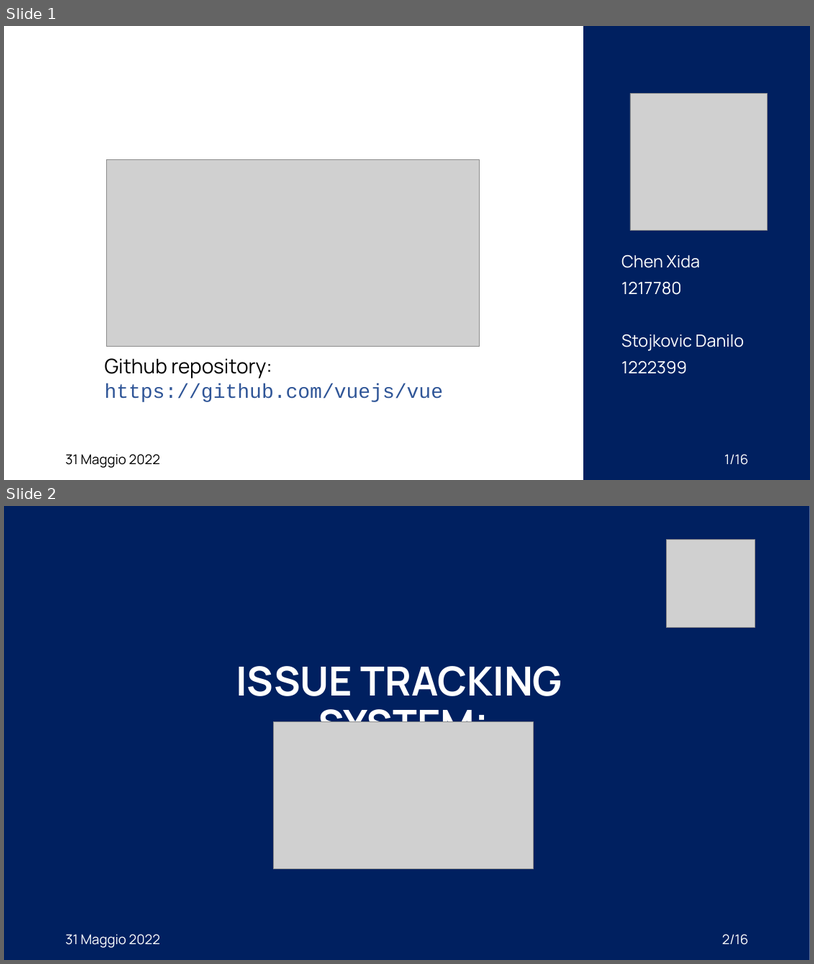
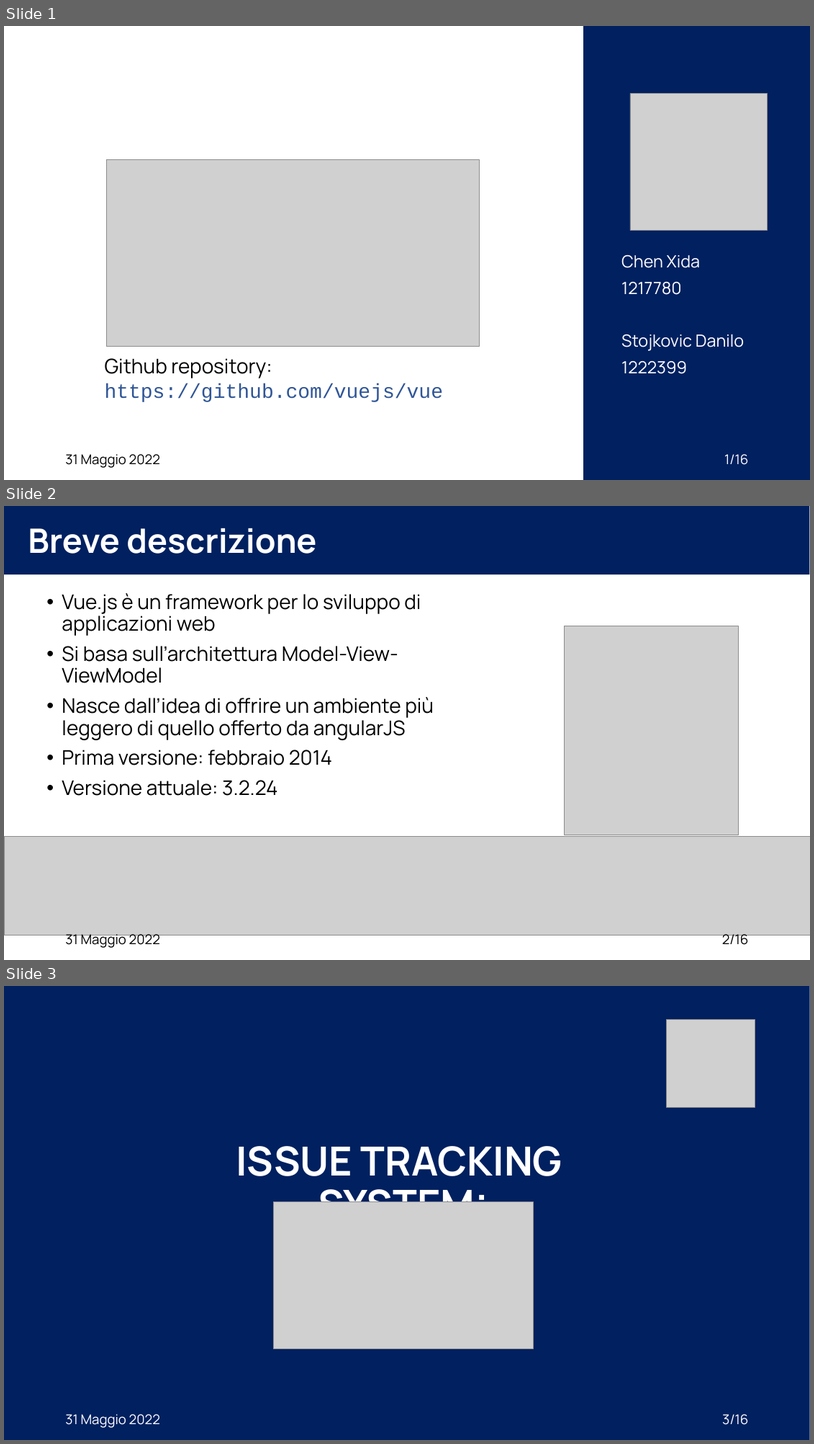
Before and after one commit to XidaZ3/MTSSAssignment3, a slide deck: MTSSAssignment3.pptx. Shown one above the other, each under a label of ours: slides 1 and 2 before the commit, slides 1, 2 and 3 after it. The pictures are 814x964 and 814x1444 pixels, drawn with LibreOffice and Linux fonts; fonts in the diff are those of the drawing; grey boxes stand for pictures. Boxes give left, top, right and bottom in pixels: in the first picture for what was removed or moved away, otherwise in the second. Text is boxed around its words. In the diff, an @@ line names an element or a change of style, - is before the commit and + after.

Commit message:
aggiunta breve descrizione e alcune cose grafiche

```diff
--- a/MTSSAssignment3.pptx
+++ b/MTSSAssignment3.pptx
@@ slide 2 added at <box>4,506,810,960</box>, background #FFFFFF @@
@@ rectangle added at <box>4,506,810,574</box>, fill #002060 @@
@@ title added at <box>28,528,316,554</box>, 40 pt, text #FFFFFF, bold @@
+Breve descrizione
@@ text added at <box>62,593,434,795</box>, 24 pt, text #000000 @@
+• Vue.js è un framework per lo sviluppo di applicazioni web
+• Si basa sull’architettura Model-View-ViewModel
+• Nasce dall’idea di offrire un ambiente più leggero di quello offerto da angularJS
+• Prima versione: febbraio 2014
+• Versione attuale: 3.2.24
@@ picture added at <box>565,626,739,835</box> @@
@@ picture added at <box>4,836,810,934</box> @@
@@ text added at <box>65,931,160,947</box>, 16 pt, text #000000 @@
+31 Maggio 2022
@@ page number added at <box>723,931,749,944</box>, 16 pt, text #000000 @@
+2/16
@@ what was slide 2 is now slide 3 @@
@@ page number at <box>723,1414,748,1424</box>: text changed @@
-2/16
+3/16
```
Also in this commit, not shown: 13 slides changed, 4 other files.
